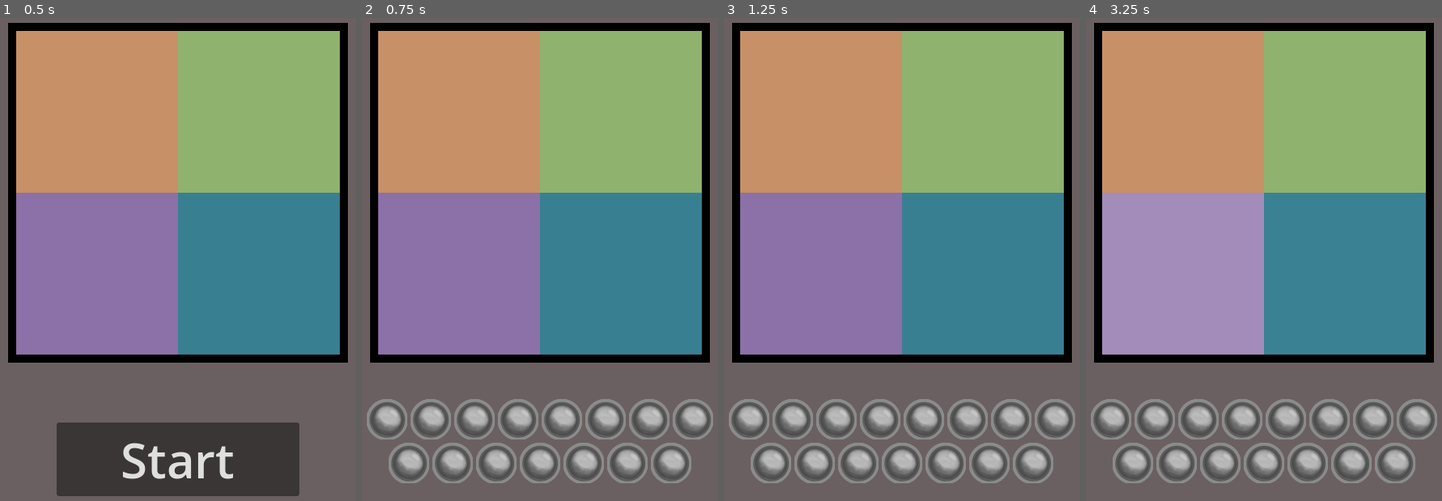
Above: before the commit, frames 1-4 (left to right).
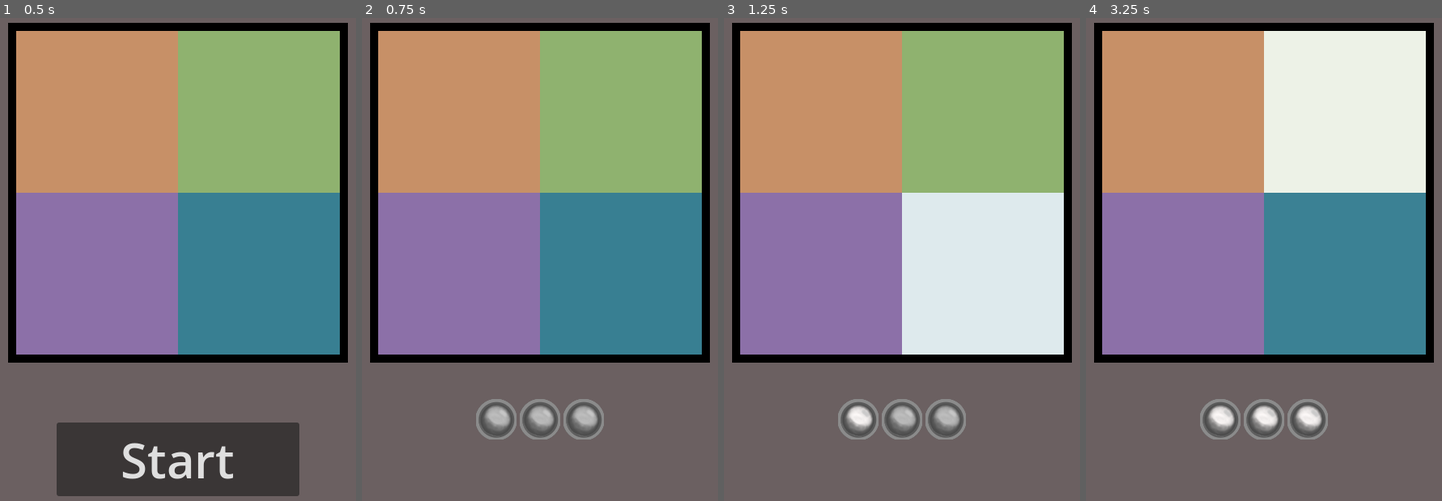
Above: after the commit, the same moments.

Repository: thomas-lefloch/simon_says_godot
Game: Godot game, scene res://main.tscn
Same seed, same stepped clock (60 frames per second), same inputs: the game is played once before the commit and once after it.
Inputs (mouse positions are in pixels of both pictures, inside the frame that each line leads up to):
- Up to frame 1 (0.5 s): no input
- Up to frame 2 (0.75 s): click "Start" at 0.5 s
- Up to frame 3 (1.25 s): no input
- Up to frame 4 (3.25 s): click (1345, 273) at 1.27 s; click (1345, 109) at 2.02 s; click (1182, 273) at 2.77 s

Frame 1 is identical in both runs. In frame 2, 8.4% of the frame differs, in the area x 1-99%, y 78-97%; in frame 3, 24%; in frame 4, 39%, in the area x 1-99%, y 2-97%.

Commit message:
First round is playable

Diff:
--- a/Square.tscn
+++ b/Square.tscn
@@ -43,6 +43,7 @@
 offset_bottom = 450.0
 theme = ExtResource("2_c4oq5")
 theme_override_styles/normal = SubResource("StyleBoxFlat_vs2vj")
+disabled = true
 
 [node name="TopRight" type="Button" parent="."]
 custom_minimum_size = Vector2(200, 200)
@@ -53,6 +54,7 @@
 offset_bottom = 250.0
 theme = ExtResource("2_c4oq5")
 theme_override_styles/normal = SubResource("StyleBoxFlat_awl4f")
+disabled = true
 
 [node name="BottomLeft" type="Button" parent="."]
 custom_minimum_size = Vector2(200, 200)
@@ -63,6 +65,7 @@
 offset_bottom = 450.0
 theme = ExtResource("2_c4oq5")
 theme_override_styles/normal = SubResource("StyleBoxFlat_pvlo5")
+disabled = true
 
 [node name="TopLeft" type="Button" parent="."]
 custom_minimum_size = Vector2(200, 200)
@@ -73,3 +76,4 @@
 offset_bottom = 250.0
 theme = ExtResource("2_c4oq5")
 theme_override_styles/normal = SubResource("StyleBoxFlat_8g0dc")
+disabled = true
--- a/main.gd
+++ b/main.gd
@@ -1,27 +1,55 @@
 extends CanvasLayer
 
-const SignalState = preload("res://SignalState.gd")
-
-@export var round_count = 7
+# Number of flashing buttons by round
+@export var rounds: Array[int] = [3, 4, 5, 6, 7]
+@export var start_delay : float = 0.5
 
 @onready var square_ids : Array[int] = $Square.get_square_ids()
 
-# Called when the node enters the scene tree for the first time.
-func _ready() -> void:
-	pass # Replace with function body.
 
-
-# Called every frame. 'delta' is the elapsed time since the previous frame.
-func _process(delta: float) -> void:
-	pass
+var current_round = 0
+var selected_squares_in_order : Array[int] = []
+var pressed_square_index = 0
 
 
 func _on_start_button_pressed() -> void:
 	$StartButton.hide()
-	$SignalContainer.create_and_show_signals(round_count)
-	pass # Replace with function body.
+	$SignalContainer.create_and_show_signals(rounds[current_round])
+	for i in range(rounds[current_round]):
+		selected_squares_in_order.append($Square.get_random_square_id())
+		var flash_timer = Timer.new()
+		flash_timer.autostart = true
+		flash_timer.one_shot = true
+		flash_timer.wait_time = i * 1 + start_delay
+		flash_timer.timeout.connect(func():
+			$Square.flash_square(selected_squares_in_order[i])
+			$SignalContainer.set_signal_state(i, $SignalContainer.SignalState.FLASHING)
+		)
+		add_child(flash_timer)
+		flash_timer.start()
+
+	var on_flash_end = Timer.new()
+	on_flash_end.autostart = true
+	on_flash_end.wait_time = rounds[current_round] - 1 + $Square.flash_duration_ms / 1000
+	on_flash_end.one_shot = true
+	on_flash_end.timeout.connect(func():
+		$SignalContainer.reset_all_signals()
+		$Square.enable_all_squares()
+	)
+	add_child(on_flash_end)
+	on_flash_end.start()
 
 
-func _on_timer_timeout() -> void:
-	$Square.flash_square(square_ids[randi() % square_ids.size()])
-	pass # Replace with function body.
+func _on_square_pressed(square_id: int) -> void:
+	if selected_squares_in_order[pressed_square_index] == square_id:
+		$SignalContainer.set_signal_state(pressed_square_index, $SignalContainer.SignalState.VALID)
+	else:
+		$Square.disable_all_squares()
+		$SignalContainer.set_signal_state(pressed_square_index, $SignalContainer.SignalState.WRONG)
+		# TODO: display lose message and button to restart all rounds
+
+	if pressed_square_index == rounds[current_round]:
+		$Square.disable_all_squares()
+		# TODO: display win message and button for next round
+	else :
+		pressed_square_index += 1
--- a/main.tscn
+++ b/main.tscn
@@ -7,7 +7,6 @@
 [node name="Main" type="CanvasLayer"]
 follow_viewport_enabled = true
 script = ExtResource("1_o6yt7")
-round_count = 15
 
 [node name="Background" type="ColorRect" parent="."]
 anchors_preset = 15
@@ -47,9 +46,5 @@
 text = "Start
 "
 
-[node name="Timer" type="Timer" parent="."]
-wait_time = 2.0
-autostart = true
-
+[connection signal="square_pressed" from="Square" to="." method="_on_square_pressed"]
 [connection signal="pressed" from="StartButton" to="." method="_on_start_button_pressed"]
-[connection signal="timeout" from="Timer" to="." method="_on_timer_timeout"]
--- a/signal_container.gd
+++ b/signal_container.gd
@@ -5,31 +5,22 @@
 
 const signal_default = preload("res://signals/signal_default.png")
 const signal_flashing = preload("res://signals/signal_flashing.png")
-const signal_good = preload("res://signals/signal_good.png")
+const signal_valid = preload("res://signals/signal_good.png")
 const signal_wrong = preload("res://signals/signal_wrong.png")
 
 enum SignalState {
 	DEFAULT,
 	FLASHING,
-	GOOD,
+	VALID,
 	WRONG
 }
 
 var textureByState = {
 	SignalState.DEFAULT: signal_default,
 	SignalState.FLASHING: signal_flashing,
-	SignalState.GOOD: signal_good,
+	SignalState.VALID: signal_valid,
 	SignalState.WRONG: signal_wrong
 }
-
-# Called when the node enters the scene tree for the first time.
-func _ready() -> void:
-	pass # Replace with function body.
-
-
-# Called every frame. 'delta' is the elapsed time since the previous frame.
-func _process(delta: float) -> void:
-	pass
 
 func set_signal_state(idx: int, state: SignalState):
 	get_child(idx).texture = textureByState[state]
@@ -42,3 +33,7 @@
 		sig.set_texture(signal_default)
 		add_child(sig)
 	show()
+
+func reset_all_signals():
+	for child in get_children():
+		child.texture = textureByState[SignalState.DEFAULT]
--- a/square.gd
+++ b/square.gd
@@ -17,11 +17,10 @@
 ]
 
 var squares: Array[Square] = []
-signal square_pressed(square_id)
+signal square_pressed(square_id: int)
 
 # Called when the node enters the scene tree for the first time.
 func _ready() -> void:
-
 	for i in interactable_squares.size():
 		var interactable_square: Button = interactable_squares[i]
 
@@ -34,6 +33,10 @@
 		interactable_square.pressed.connect(func():
 			square_pressed.emit(i)
 		)
+
+		var disabled_style = StyleBoxFlat.new()
+		disabled_style.bg_color = square.initial_color
+		interactable_square.add_theme_stylebox_override("disabled", disabled_style)
 		var hover_style = StyleBoxFlat.new()
 		hover_style.bg_color = square.initial_color.lightened(.2)
 		interactable_square.add_theme_stylebox_override("hover", hover_style)
@@ -49,6 +52,8 @@
 		if current_time - square.flashing_time < flash_duration_ms:
 			var lightened_percent = 1 - (float(current_time - square.flashing_time) / flash_duration_ms)
 			square.interactable.get_theme_stylebox("normal").bg_color = square.initial_color.lightened(lightened_percent)
+			square.interactable.get_theme_stylebox("disabled").bg_color = square.initial_color.lightened(lightened_percent)
+
 
 func get_square_ids() -> Array[int]:
 	var ids: Array[int] = []
@@ -57,7 +62,17 @@
 	return ids
 
 func flash_square(square_id: int) -> void:
-	print("Flashing")
 	for i in squares.size():
 		if squares[i].id == square_id:
 			squares[i].flashing_time = Time.get_ticks_msec()
+
+func enable_all_squares():
+	for square in squares:
+		square.interactable.disabled = false
+
+func disable_all_squares():
+	for square in squares:
+		square.interactable.disabled = true
+
+func get_random_square_id() -> int:
+	return squares[randi() % squares.size()].id
Empty file removed: SignalState.gd
